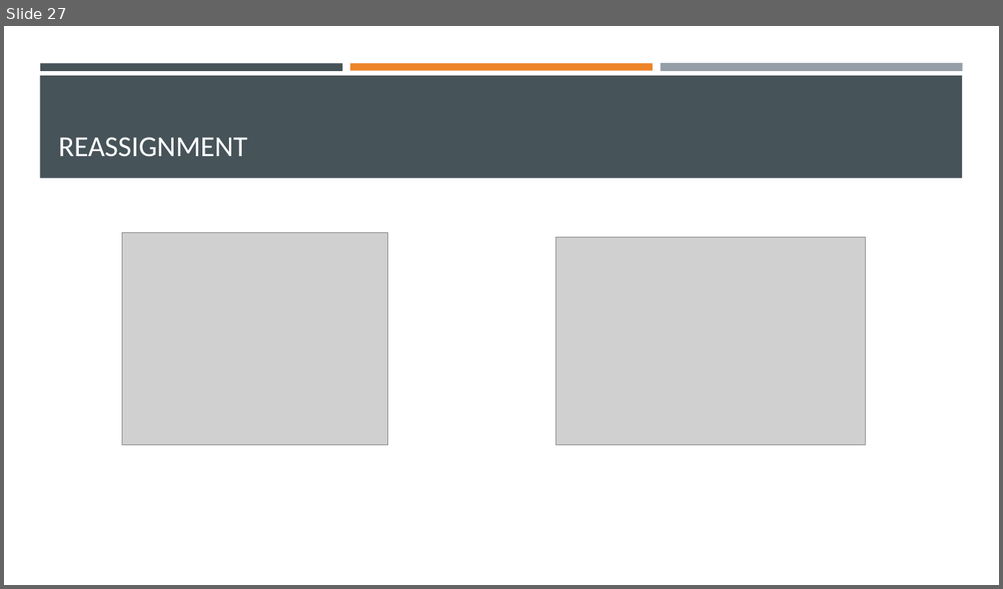
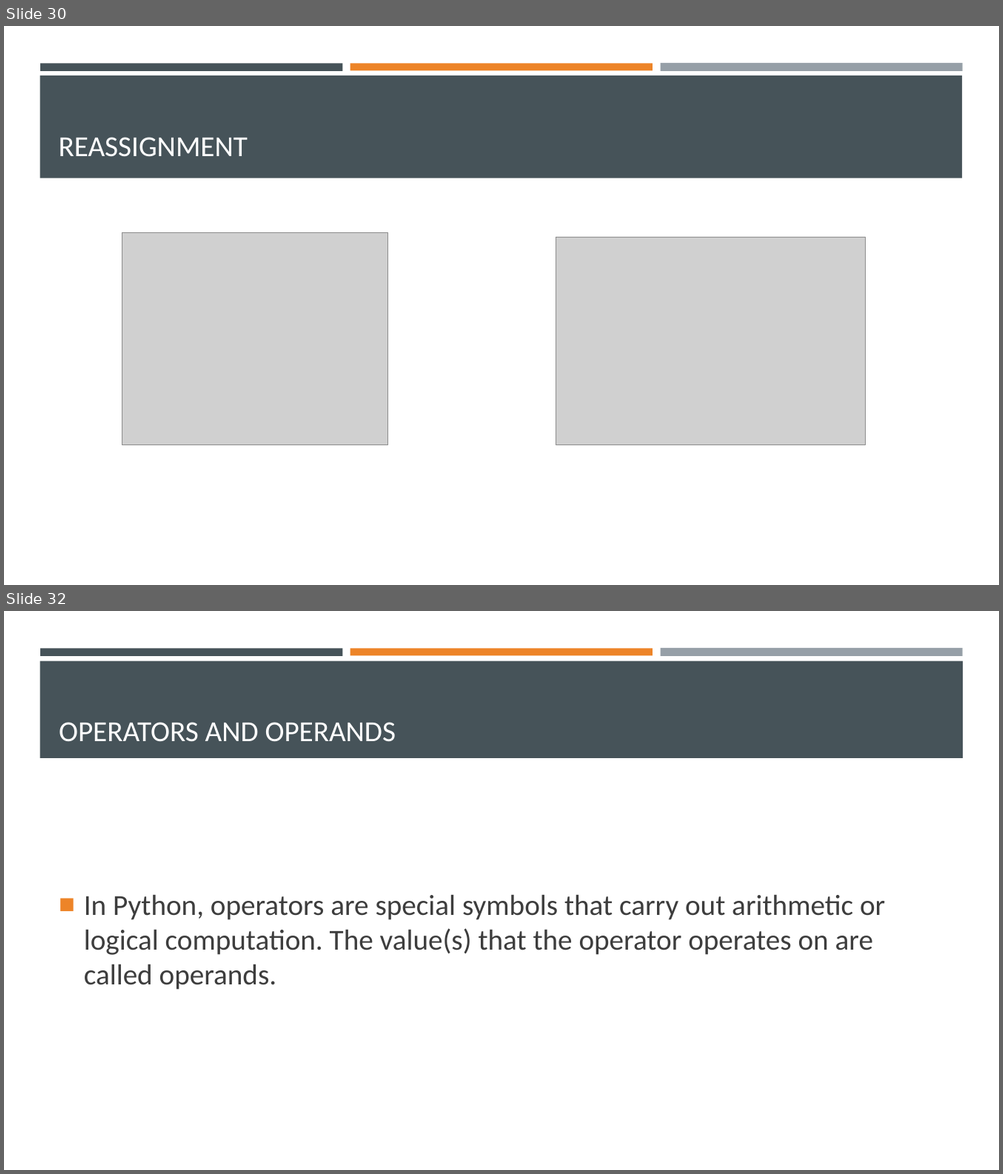
Before and after one commit to Ghost0396/iot, a slide deck: python/Python 3.pptx. Shown one above the other, each under a label of ours: slide 27 before the commit, slides 30 and 32 after it; the slides between them are not shown. The pictures are 1003x589 and 1003x1174 pixels, drawn with LibreOffice and Linux fonts; fonts in the diff are those of the drawing; grey boxes stand for pictures. Boxes give left, top, right and bottom in pixels: in the first picture for what was removed or moved away, otherwise in the second. Text is boxed around its words. In the diff, an @@ line names an element or a change of style, - is before the commit and + after.

Commit message:
Update python lecture

```diff
--- a/python/Python 3.pptx
+++ b/python/Python 3.pptx
@@ slide 32 added at bbox=[4, 611, 999, 1170], background #FFFFFF; not listed: 3 template elements that a slide beside it also shows @@
@@ rectangle added at bbox=[40, 661, 963, 758], fill #465359 @@
@@ title added at bbox=[59, 722, 396, 742], 28 pt, text #FFFFFF @@
+OPERATORS AND OPERANDS
@@ text added at bbox=[84, 894, 885, 990], 28 pt, text #3D3D3D @@
+■ In Python, operators are special symbols that carry out arithmetic or logical computation. The value(s) that the operator operates on are called operands.
@@ what was slide 27 is now slide 30 @@
```
Also in this commit, not shown: 1 slide changed, 10 other slides added, 4 other files.
